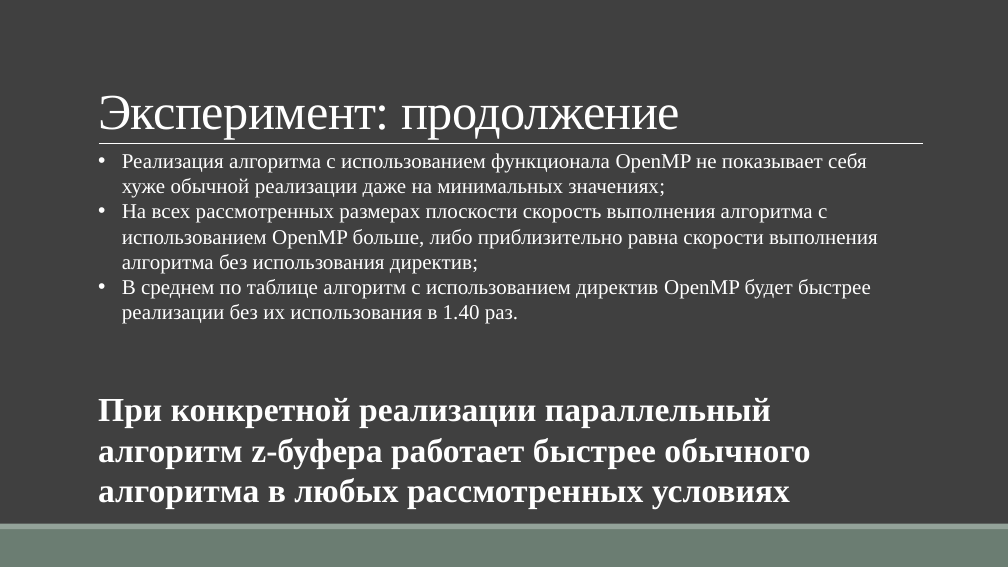
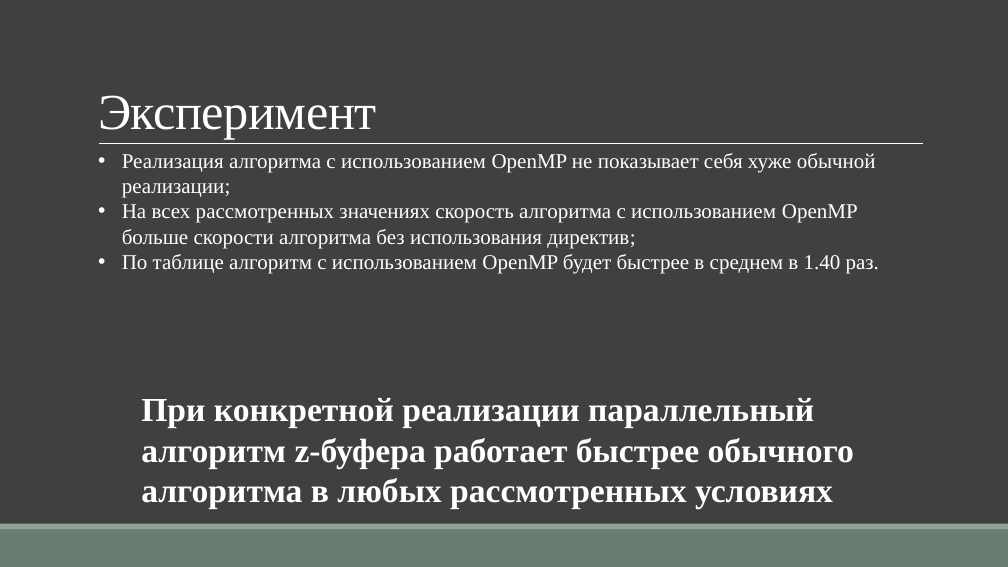
Before and after one commit to TheSawIsTheLaw/ComputerGraphicsCoursework, a slide deck: slide 20 of Presentation/CurseWorkYakuba.pptx (slide 19 before the commit). Drawn at 1008x567 pixels with LibreOffice and Linux fonts; fonts in the diff are those of the drawing. Boxes give left, top, right and bottom in pixels: in the first picture for what was removed or moved away, otherwise in the second. Text is boxed around its words. In the diff, an @@ line names an element or a change of style, - is before the commit and + after.

```diff
--- a/Presentation/CurseWorkYakuba.pptx
+++ b/Presentation/CurseWorkYakuba.pptx
@@ title at box(98, 95, 376, 140): text changed @@
-Эксперимент: продолжение
+Эксперимент
@@ text at box(122, 153, 879, 273): text changed @@
-• Реализация алгоритма с использованием функционала OpenMP не показывает себя хуже обычной реализации даже на минимальных значениях;
-• На всех рассмотренных размерах плоскости скорость выполнения алгоритма с использованием OpenMP больше, либо приблизительно равна скорости выполнения алгоритма без использования директив;
-• В среднем по таблице алгоритм с использованием директив OpenMP будет быстрее реализации без их использования в 1.40 раз.
+• Реализация алгоритма с использованием OpenMP не показывает себя хуже обычной реализации;
+• На всех рассмотренных значениях скорость алгоритма с использованием OpenMP больше скорости алгоритма без использования директив;
+• По таблице алгоритм с использованием OpenMP будет быстрее в среднем в 1.40 раз.
@@ text "При конкретной реализации параллельный алгоритм ...": place and size @@
-text "При конкретной реализации параллельный алгоритм ..." at box(98, 398, 810, 508)
+text "При конкретной реализации параллельный алгоритм ..." at box(141, 398, 854, 508)
```
Also in this commit, not shown: 10 other slides changed, 2 slides added.
